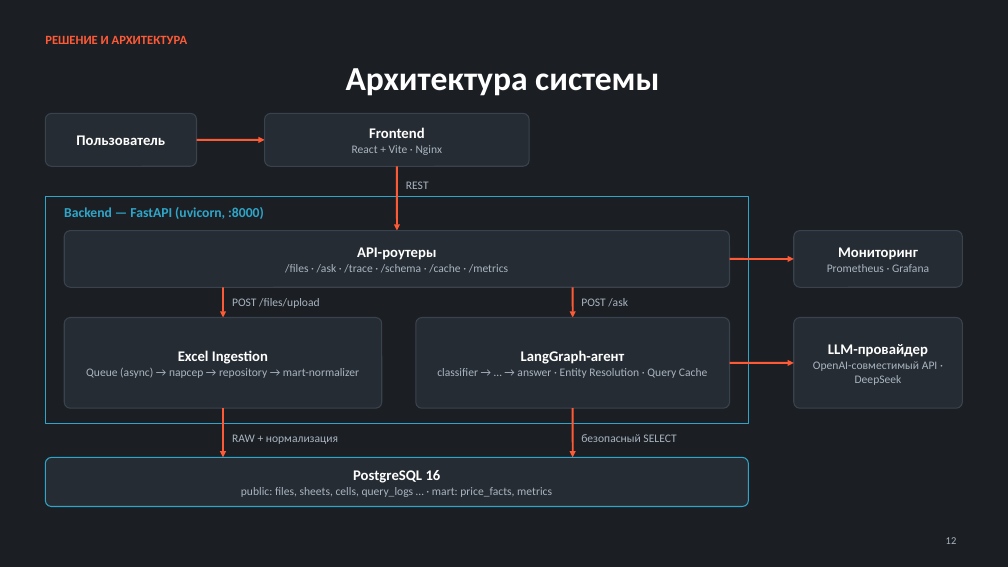
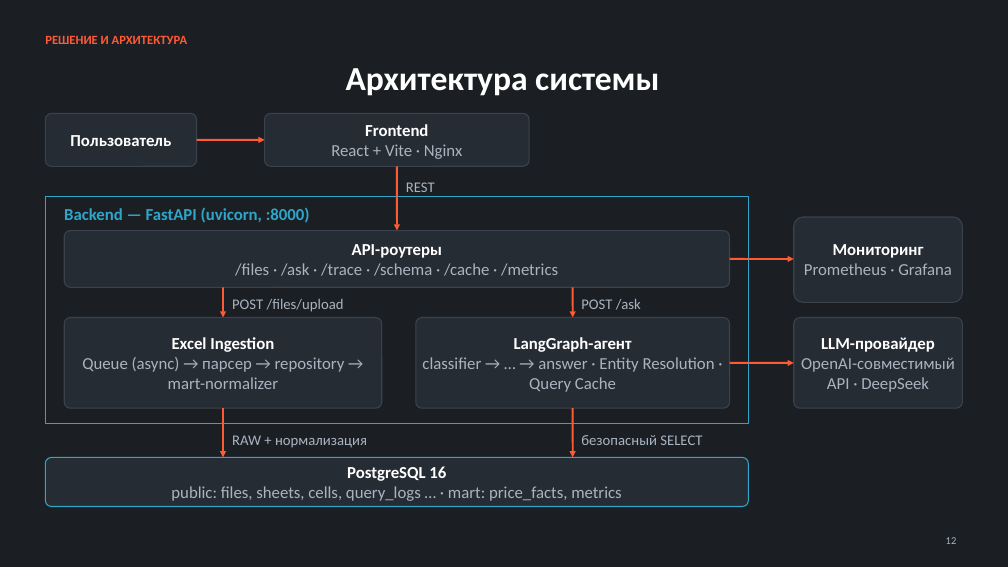
Before and after one commit to kostIT13/EVRAZ_ExcelAgent, a slide deck: slide 5 of data/EVRAZ_Agent_main.pptx. Drawn at 1008x567 pixels with LibreOffice and Linux fonts; fonts in the diff are those of the drawing. Boxes give left, top, right and bottom in pixels: in the first picture for what was removed or moved away, otherwise in the second. Text is boxed around its words. In the diff, an @@ line names an element or a change of style, - is before the commit and + after.

Commit message:
update metrics style

```diff
--- a/data/EVRAZ_Agent_main.pptx
+++ b/data/EVRAZ_Agent_main.pptx
@@ text "Пользователь" at (70, 135, 171, 146): size 14 to 16 pt @@
@@ text "Frontend" at (331, 124, 462, 159): size 14 to 16 pt in "Frontend"; size 11 to 16 pt in "React + Vite · Nginx" @@
@@ text "Backend — FastAPI (uvicorn, :8000)" at (64, 208, 310, 222): size 13 to 16 pt @@
@@ text "API-роутеры" at (235, 244, 558, 276): size 14 to 16 pt in "API-роутеры"; size 11 to 16 pt in "/files · /ask · /trace · /schema ..." @@
@@ rounded rectangle: place and size @@
-rounded rectangle at (794, 231, 963, 287)
+rounded rectangle at (794, 217, 963, 302)
@@ text "Мониторинг" at (804, 244, 952, 275): size 14 to 16 pt in "Мониторинг"; size 11 to 16 pt in "Prometheus · Grafana" @@
@@ text "Excel Ingestion" at (82, 337, 345, 389): size 14 to 16 pt in "Excel Ingestion"; size 11 to 16 pt in "Queue (async) → парсер → repository → ..." @@
@@ text "LangGraph-агент" at (422, 337, 715, 392): size 14 to 16 pt in "LangGraph-агент"; size 11 to 16 pt in "classifier → … → answer · Entity ..." @@
@@ text "LLM-провайдер" at (801, 337, 955, 392): size 14 to 16 pt in "LLM-провайдер"; size 11 to 16 pt in "OpenAI-совместимый API · DeepSeek" @@
@@ size 11 to 14 pt in 5 elements at (406, 182, 435, 192), (232, 299, 344, 312), (581, 299, 641, 310), (232, 435, 367, 448), (581, 435, 702, 445) @@
@@ text "PostgreSQL 16" at (171, 466, 622, 501): size 14 to 16 pt in "PostgreSQL 16"; size 11 to 16 pt in "public: files, sheets, cells, query_logs … · ..." @@
```
Also in this commit, not shown: 9 other slides changed, 59 other files.
